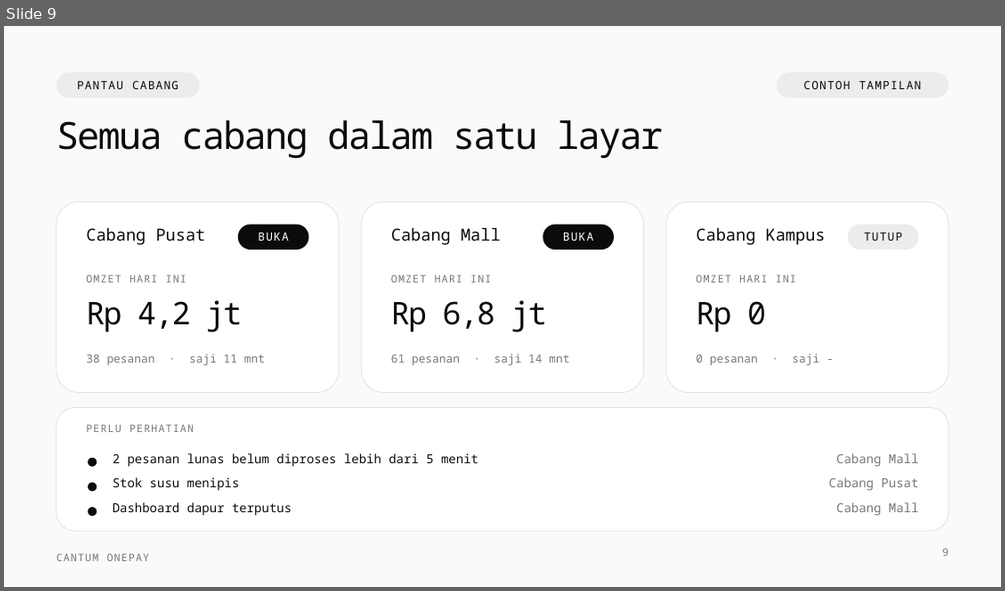
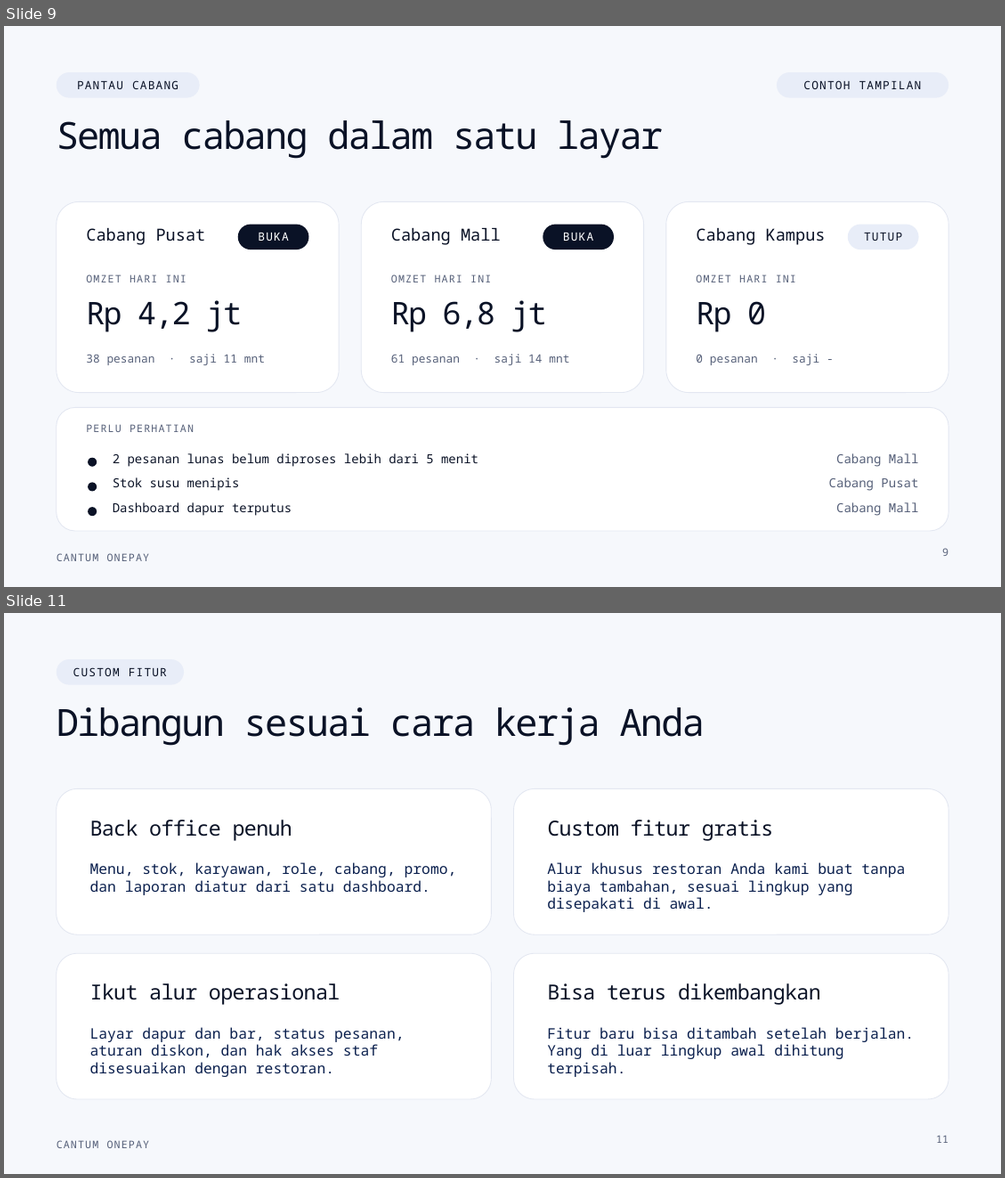
Before and after one commit to Azzril-Ziqrie/cantum, a slide deck: CantumOnePay/penawaran-cantum-onepay.pptx. Shown one above the other, each under a label of ours: slide 9 before the commit, slides 9 and 11 after it; the slides between them are not shown. The pictures are 1005x591 and 1005x1178 pixels, drawn with LibreOffice and Linux fonts; fonts in the diff are those of the drawing. Boxes give left, top, right and bottom in pixels: in the first picture for what was removed or moved away, otherwise in the second. Text is boxed around its words. In the diff, an @@ line names an element or a change of style, - is before the commit and + after.

```diff
--- a/CantumOnePay/penawaran-cantum-onepay.pptx
+++ b/CantumOnePay/penawaran-cantum-onepay.pptx
@@ slide 11 added at [4, 613, 1001, 1174], background #F6F8FC; not listed: 1 template element that a slide beside it also shows @@
@@ rounded rectangle added at [57, 659, 184, 685], fill #E8EDF8 @@
@@ text added at [73, 667, 167, 676], 11 pt, text #0A1226 @@
+CUSTOM FITUR
@@ text added at [57, 707, 705, 746], 36 pt, text #0A1226 @@
+Dibangun sesuai cara kerja Anda
@@ rounded rectangle added at [57, 788, 492, 934], fill #FFFFFF, outline #E3E7F1 0.75 pt @@
@@ rounded rectangle added at [514, 788, 949, 934], fill #FFFFFF, outline #E3E7F1 0.75 pt @@
@@ text added at [90, 819, 292, 841], 20 pt, text #0A1226 @@
+Back office penuh
@@ text added at [547, 819, 774, 841], 20 pt, text #0A1226 @@
+Custom fitur gratis
@@ text added at [90, 862, 457, 895], 14 pt, text #0A1F4D @@
+Menu, stok, karyawan, role, cabang, promo, dan laporan diatur dari satu dashboard.
@@ text added at [547, 862, 905, 912], 14 pt, text #0A1F4D @@
+Alur khusus restoran Anda kami buat tanpa biaya tambahan, sesuai lingkup yang disepakati di awal.
@@ rounded rectangle added at [57, 953, 492, 1099], fill #FFFFFF, outline #E3E7F1 0.75 pt @@
@@ rounded rectangle added at [514, 953, 949, 1099], fill #FFFFFF, outline #E3E7F1 0.75 pt @@
@@ text added at [90, 983, 340, 1005], 20 pt, text #0A1226 @@
+Ikut alur operasional
@@ text added at [547, 983, 821, 1005], 20 pt, text #0A1226 @@
+Bisa terus dikembangkan
@@ text added at [90, 1027, 404, 1077], 14 pt, text #0A1F4D @@
+Layar dapur dan bar, status pesanan, aturan diskon, dan hak akses staf disesuaikan dengan restoran.
@@ text added at [547, 1027, 914, 1077], 14 pt, text #0A1F4D @@
+Fitur baru bisa ditambah setelah berjalan. Yang di luar lingkup awal dihitung terpisah.
@@ page number added at [936, 1135, 948, 1143], 10 pt, text #566079 @@
+11
@@ slide 9 changed as well @@
@@ background #FAFAFA to #F6F8FC @@
@@ fill #ECECEC to #E8EDF8 in 3 elements at [57, 72, 200, 98], [777, 72, 948, 98], [848, 224, 919, 249] @@
@@ outline #E3E3E3 0.75 pt to #E3E7F1 0.75 pt in 4 elements at [57, 201, 339, 393], [362, 201, 644, 393], [666, 201, 949, 393], [57, 408, 948, 531] @@
@@ text colour #0B0B0B to #0A1226 in 13 elements at [77, 80, 178, 89], [57, 120, 663, 159], [803, 80, 922, 89], [86, 227, 206, 245], [86, 300, 242, 332], [391, 227, 501, 245], [391, 300, 547, 332], [696, 228, 825, 245], [864, 232, 902, 240], [696, 301, 766, 332], [113, 453, 478, 467], [113, 477, 240, 491], [113, 502, 291, 516] @@
@@ fill #0B0B0B to #0A1226 in 5 elements at [238, 224, 309, 249], [543, 224, 615, 249], [88, 458, 97, 467], [88, 483, 97, 491], [88, 507, 97, 516] @@
@@ text colour #77777A to #566079 in 12 elements at [86, 274, 186, 282], [86, 354, 265, 365], [391, 274, 491, 282], [391, 354, 569, 365], [696, 274, 796, 282], [696, 354, 819, 365], [86, 424, 194, 432], [836, 453, 919, 467], [829, 477, 918, 491], [836, 502, 919, 516], [942, 548, 948, 556], [57, 553, 150, 561] @@
```
Also in this commit, not shown: 14 other slides changed, 6 other files.
